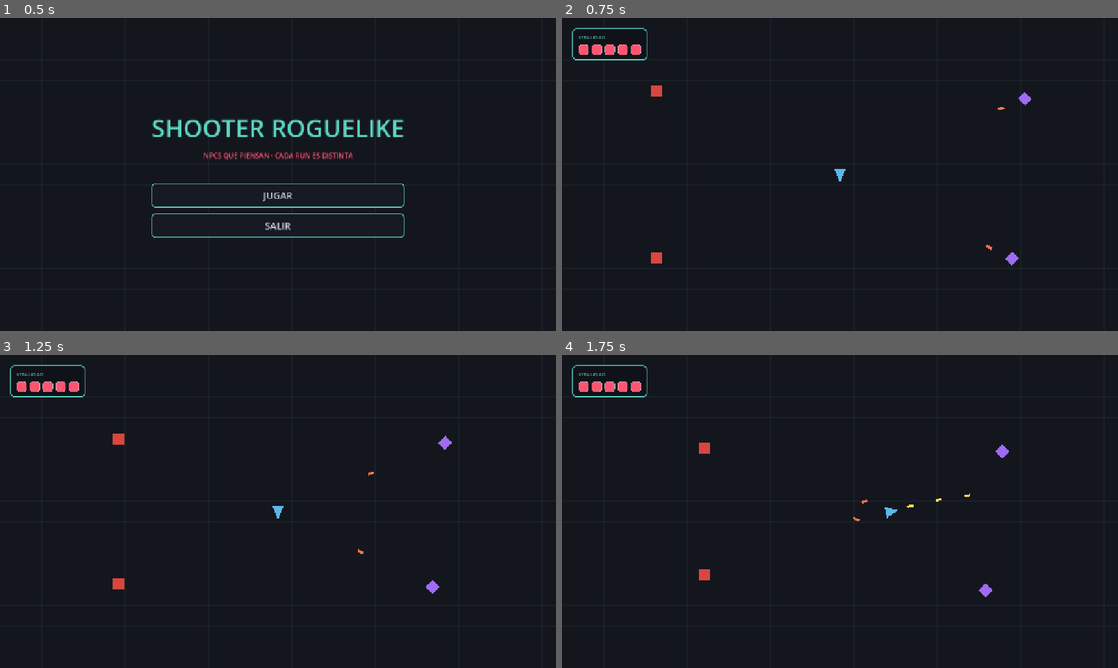
Above: before the commit, frames 1-4 (two rows, left to right).
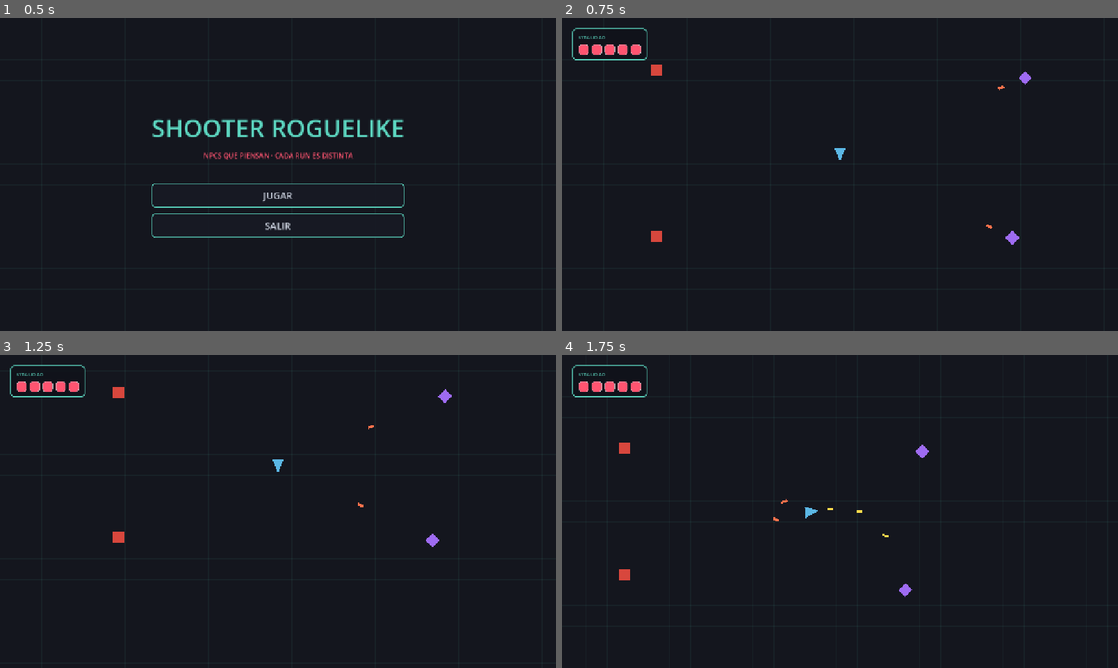
Above: after the commit, the same moments.

Repository: Im-diegollull/Shooter-Roguelike
Game: Godot game, scene res://scenes/ui/MainMenu.tscn
The game is run twice, just before and just after one commit, with the same random seed, the same clock (stepped at 60 frames per second) and the same inputs.
Inputs (mouse positions are in pixels of both pictures, inside the frame that each line leads up to):
- Up to frame 1 (0.5 s): no input
- Up to frame 2 (0.75 s): click "JUGAR" at 0.5 s
- Up to frame 3 (1.25 s): no input
- Up to frame 4 (1.75 s): tap Enter at 1.25 s; move the mouse to (962, 495) at 1.27 s; press the mouse at (962, 495) at 1.28 s; hold D (move_right) from 1.28 s (still down)

Frame 1 is identical in both runs. In frame 2, 0.6% of the frame differs, in the area x 16-85%, y 14-80%; in frame 3, 0.7%; in frame 4, 0.7%, in the area x 10-81%, y 28-78%.

Commit message:
feat: cámara top-down con suavizado y look-ahead + rejilla infinita

Diff:
--- a/scenes/player/Player.gd
+++ b/scenes/player/Player.gd
@@ -14,10 +14,13 @@
 @export var max_health: int = 5
 ## Segundos de invulnerabilidad tras recibir un golpe.
 @export var invuln_time: float = 0.8
+## Cuántos píxeles se adelanta la cámara hacia el ratón (feel twin-stick).
+@export var look_ahead_distance: float = 110.0
 
 @onready var muzzle: Marker2D = $Muzzle
 @onready var hurtbox: Area2D = $Hurtbox
 @onready var body_visual: Polygon2D = $Body
+@onready var camera: Camera2D = $Camera2D
 
 var current_health: int
 var _fire_cooldown: float = 0.0
@@ -44,6 +47,14 @@
 func _process(_delta: float) -> void:
 	# El cuerpo apunta hacia el ratón (estilo twin-stick).
 	look_at(get_global_mouse_position())
+	_update_camera()
+
+func _update_camera() -> void:
+	# La cámara se adelanta un poco hacia el ratón; el suavizado del Camera2D
+	# hace el resto. Se fija la posición global para que la rotación del cuerpo
+	# (look_at) no arrastre la cámara.
+	var to_mouse: Vector2 = get_global_mouse_position() - global_position
+	camera.global_position = global_position + to_mouse.limit_length(look_ahead_distance)
 
 func _update_invuln(delta: float) -> void:
 	if _invuln > 0.0:
--- a/scenes/player/Player.tscn
+++ b/scenes/player/Player.tscn
@@ -9,6 +9,7 @@
 radius = 22.0
 
 [node name="Player" type="CharacterBody2D" groups=["player"]]
+collision_mask = 16
 script = ExtResource("1_player")
 
 [node name="Body" type="Polygon2D" parent="."]
@@ -27,3 +28,8 @@
 
 [node name="HurtboxShape" type="CollisionShape2D" parent="Hurtbox"]
 shape = SubResource("CircleShape2D_hurt")
+
+[node name="Camera2D" type="Camera2D" parent="."]
+ignore_rotation = true
+position_smoothing_enabled = true
+position_smoothing_speed = 6.0
--- a/scenes/world/GridBackground.gd
+++ b/scenes/world/GridBackground.gd
@@ -1,18 +1,40 @@
 extends Node2D
 
 ## Fondo con rejilla sutil tipo Tron (estética retro-moderna).
+## Sigue a la cámara y se redibuja alrededor de la vista para sentirse infinita.
 @export var cell_size: float = 48.0
 @export var bg_color: Color = Color("14161e")
 @export var line_color: Color = Color(0.36, 0.84, 0.75, 0.06)
-@export var view_size: Vector2 = Vector2(1280, 720)
+
+var _view: Vector2
+
+func _ready() -> void:
+	_view = get_viewport_rect().size
+
+func _process(_delta: float) -> void:
+	queue_redraw()
 
 func _draw() -> void:
-	draw_rect(Rect2(Vector2.ZERO, view_size), bg_color)
-	var x: float = 0.0
-	while x <= view_size.x:
-		draw_line(Vector2(x, 0.0), Vector2(x, view_size.y), line_color, 1.0)
+	# Centro de lo que muestra la cámara (ya suavizado). Sin cámara, centro fijo.
+	var cam: Camera2D = get_viewport().get_camera_2d()
+	var center: Vector2 = cam.get_screen_center_position() if cam else _view * 0.5
+
+	# Rect de la vista con un margen de dos celdas para que no se noten los bordes.
+	var half: Vector2 = _view * 0.5 + Vector2(cell_size, cell_size) * 2.0
+	var left: float = center.x - half.x
+	var right: float = center.x + half.x
+	var top: float = center.y - half.y
+	var bottom: float = center.y + half.y
+
+	draw_rect(Rect2(Vector2(left, top), Vector2(right - left, bottom - top)), bg_color)
+
+	# Se empieza en el múltiplo de cell_size anterior al borde: las líneas quedan
+	# "ancladas" al mundo y dan sensación de rejilla infinita al desplazarse.
+	var x: float = floorf(left / cell_size) * cell_size
+	while x <= right:
+		draw_line(Vector2(x, top), Vector2(x, bottom), line_color, 1.0)
 		x += cell_size
-	var y: float = 0.0
-	while y <= view_size.y:
-		draw_line(Vector2(0.0, y), Vector2(view_size.x, y), line_color, 1.0)
+	var y: float = floorf(top / cell_size) * cell_size
+	while y <= bottom:
+		draw_line(Vector2(left, y), Vector2(right, y), line_color, 1.0)
 		y += cell_size
